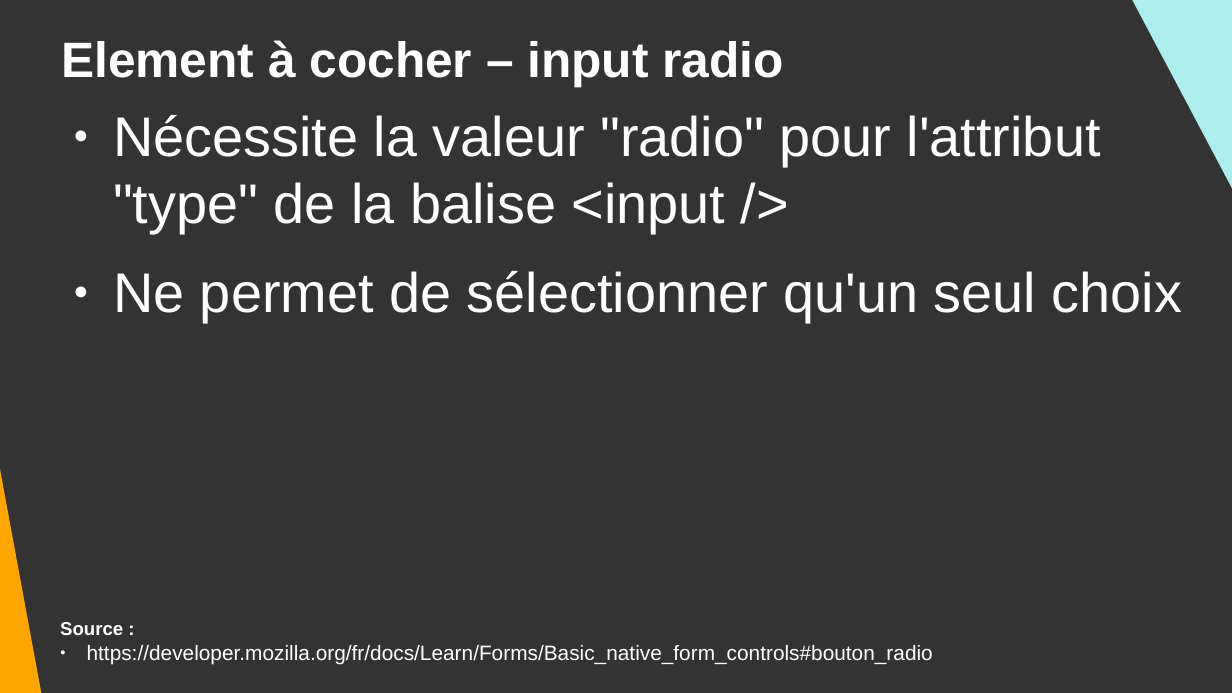
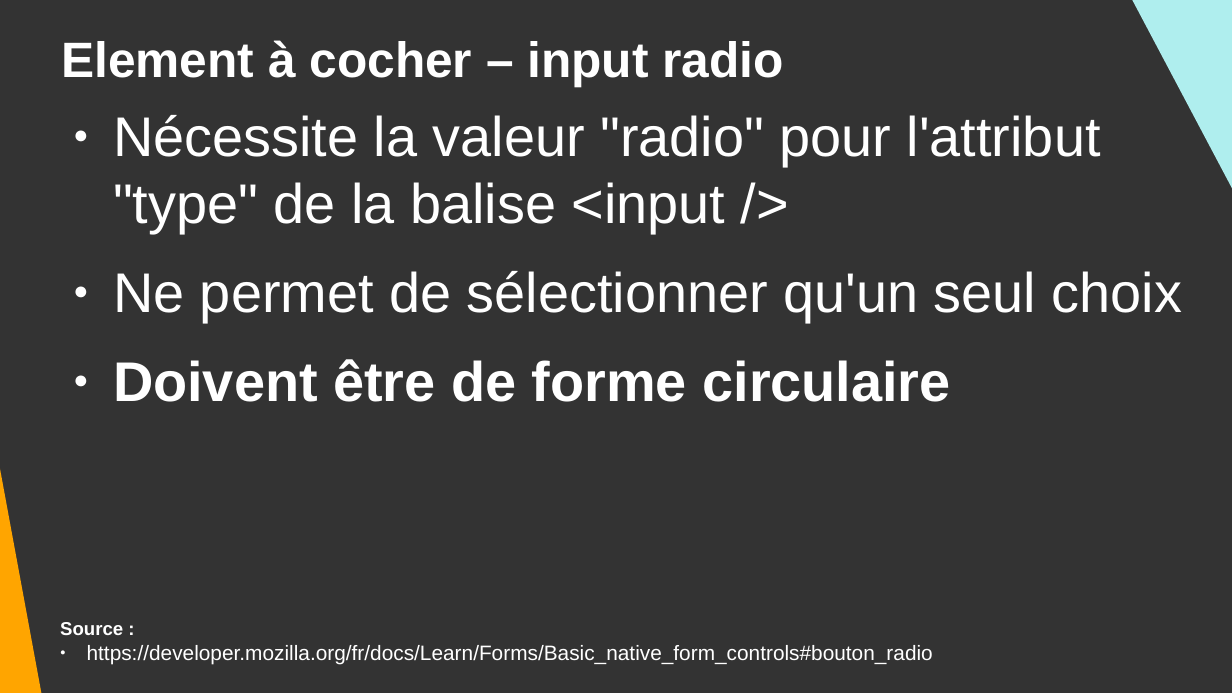
Before and after one commit to DanYellow/cours, a slide deck: slide 46 of integration-web-s1/travaux-pratiques/numero-3/presentation.odp (slide 45 before the commit). Drawn at 1232x693 pixels with LibreOffice and Linux fonts; fonts in the diff are those of the drawing. Boxes give left, top, right and bottom in pixels: in the first picture for what was removed or moved away, otherwise in the second. Text is boxed around its words. In the diff, an @@ line names an element or a change of style, - is before the commit and + after.

```diff
--- a/integration-web-s1/travaux-pratiques/numero-3/presentation.odp
+++ b/integration-web-s1/travaux-pratiques/numero-3/presentation.odp
@@ text at [113,359,951,402]: paragraph added @@
+● Doivent être de forme circulaire
```
Also in this commit, not shown: 12 other slides changed, 1 slide added, 7 other files.
